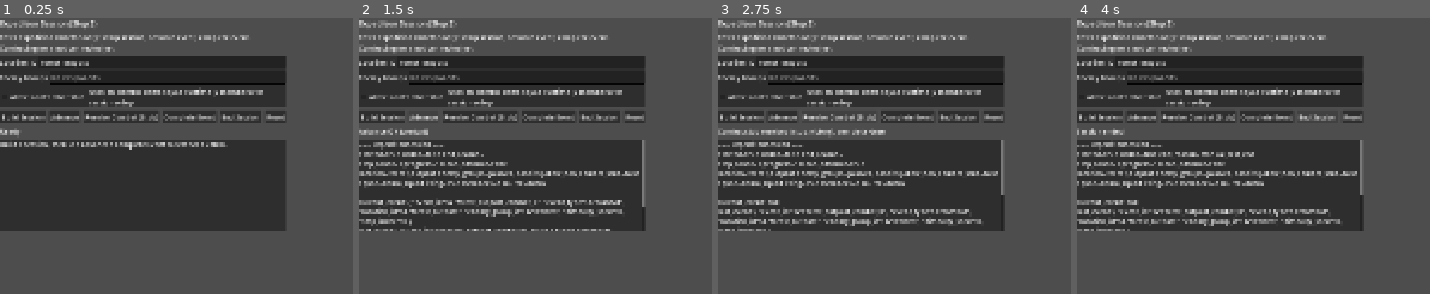
Above: before the commit, frames 1-4 (left to right).
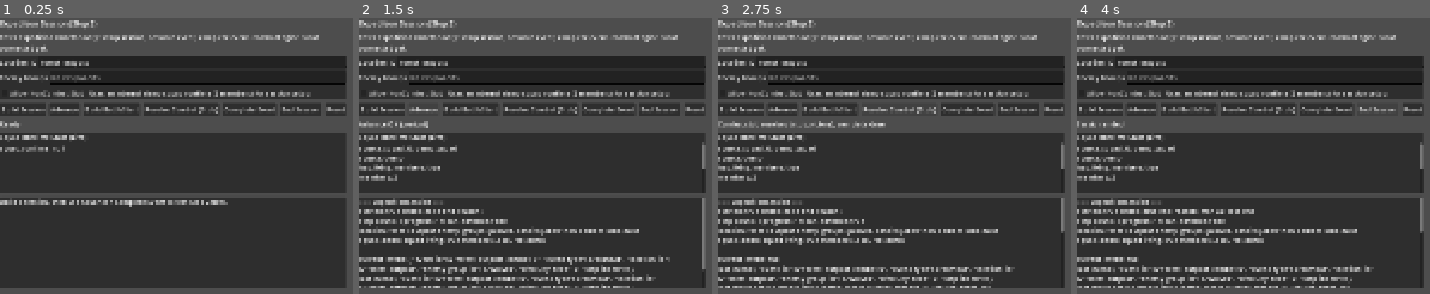
Above: after the commit, the same moments.

Repository: haoccy0u/company
Game: Godot game, scene res://scenes/devtest/panels/ExpeditionSessionTestPanel.tscn
Same seed, same stepped clock (60 frames per second), same inputs: the game is played once before the commit and once after it. This scene is started directly instead of the project's main scene.
Inputs:
- Up to frame 1 (0.25 s): no input
- Up to frame 2 (1.5 s): click "Build Session" at 0.5 s; click "Advance" at 1.25 s
- Up to frame 3 (2.75 s): click "Resolve Combat (Stub)" at 2 s
- Up to frame 4 (4 s): click "Complete Event" at 2.75 s; click "End Session" at 3.5 s

The runs differ from the first frame. In frame 1, 40% of the frame differs, in the area x 0-99%, y 6-98%; in frame 2, 44%; in frame 3, 44%; in frame 4, 44%.

Commit message:
远征链路完善

Diff:
--- a/scenes/devtest/panels/ExpeditionSessionTestPanel.gd
+++ b/scenes/devtest/panels/ExpeditionSessionTestPanel.gd
@@ -8,7 +8,9 @@
 
 const ExpeditionLocationDefRef = preload("res://src/expedition_system/expedition/ExpeditionLocationDef.gd")
 const ExpeditionSessionRef = preload("res://src/expedition_system/expedition/ExpeditionSession.gd")
+const BattleBuilderRef = preload("res://src/expedition_system/battle/BattleBuilder.gd")
 const BattleSessionRef = preload("res://src/expedition_system/battle/BattleSession.gd")
+const ResultApplierRef = preload("res://src/expedition_system/battle/ResultApplier.gd")
 
 const CTX_SQUAD_RUNTIME: StringName = &"expedition.squad_runtime"
 
@@ -18,18 +20,21 @@
 
 @onready var build_session_button: Button = $ButtonRow/BuildSessionButton
 @onready var advance_button: Button = $ButtonRow/AdvanceButton
+@onready var build_battle_start_button: Button = $ButtonRow/BuildBattleStartButton
 @onready var resolve_combat_button: Button = $ButtonRow/ResolveCombatStubButton
 @onready var complete_event_button: Button = $ButtonRow/CompleteEventButton
 @onready var end_session_button: Button = $ButtonRow/EndSessionButton
 @onready var reset_button: Button = $ButtonRow/ResetButton
 
 @onready var status_label: Label = $StatusLabel
+@onready var squad_state_view: RichTextLabel = $SquadStateFrame/SquadStateVBox/SquadStateView
 @onready var result_view: RichTextLabel = $ResultFrame/ResultView
 
 var _session: ExpeditionSession
 var _location: ExpeditionLocationDef
 var _squad_runtime: SquadRuntime
 var _squad_source: String = "demo"
+var _last_battle_start: BattleStart
 var _last_battle_result: BattleResult
 
 
@@ -41,6 +46,7 @@
 	_bind_buttons()
 	_reset_ui_defaults()
 	_reset_runtime_state()
+	_refresh_squad_state_view()
 	_set_result_text("Build a session, then use Advance / Complete Event to test Step 2 flow.\n")
 
 
@@ -53,6 +59,8 @@
 		build_session_button.pressed.connect(_on_build_session_pressed)
 	if not advance_button.pressed.is_connected(_on_advance_pressed):
 		advance_button.pressed.connect(_on_advance_pressed)
+	if not build_battle_start_button.pressed.is_connected(_on_build_battle_start_pressed):
+		build_battle_start_button.pressed.connect(_on_build_battle_start_pressed)
 	if not resolve_combat_button.pressed.is_connected(_on_resolve_combat_stub_pressed):
 		resolve_combat_button.pressed.connect(_on_resolve_combat_stub_pressed)
 	if not complete_event_button.pressed.is_connected(_on_complete_event_pressed):
@@ -75,6 +83,7 @@
 	_location = null
 	_squad_runtime = null
 	_squad_source = "demo"
+	_last_battle_start = null
 	_last_battle_result = null
 
 
@@ -97,6 +106,7 @@
 	var ok: bool = _session.setup(_location, _squad_runtime)
 	status_label.text = "Session setup: %s" % str(ok)
 	_show_state()
+	_refresh_squad_state_view()
 	log_line("ExpeditionSession.setup -> %s (squad_source=%s)" % [str(ok), _squad_source])
 
 
@@ -116,6 +126,40 @@
 		log_line("advance() -> %s" % _event_summary(event_obj))
 
 	_show_state()
+	_refresh_squad_state_view()
+
+
+func _on_build_battle_start_pressed() -> void:
+	if _session == null:
+		status_label.text = "Build session first"
+		log_line("Build BattleStart skipped: session is null.")
+		return
+	if _session.current_event == null:
+		status_label.text = "No current event"
+		log_line("Build BattleStart skipped: no current event.")
+		_show_state()
+		return
+	if not (_session.current_event is CombatEventDef):
+		status_label.text = "Current event is not combat"
+		log_line("Build BattleStart skipped: current event is not CombatEventDef.")
+		_show_state()
+		return
+	if _squad_runtime == null:
+		status_label.text = "Squad runtime is null"
+		log_line("Build BattleStart skipped: squad runtime is null.")
+		return
+
+	var combat_event := _session.current_event as CombatEventDef
+	_last_battle_start = BattleBuilderRef.from_combat_event(combat_event, _squad_runtime)
+	if _last_battle_start == null:
+		status_label.text = "Build BattleStart failed"
+		log_line("BattleBuilder.from_combat_event() -> null")
+		return
+
+	status_label.text = "Built BattleStart"
+	log_line("Built BattleStart: %s" % str(_last_battle_start.to_dict()))
+	_show_state()
+	_refresh_squad_state_view()
 
 
 func _on_complete_event_pressed() -> void:
@@ -128,6 +172,7 @@
 	status_label.text = "complete_current_event: %s" % str(ok)
 	log_line("complete_current_event() -> %s" % str(ok))
 	_show_state()
+	_refresh_squad_state_view()
 
 
 func _on_resolve_combat_stub_pressed() -> void:
@@ -152,6 +197,11 @@
 
 	var battle_session := BattleSessionRef.new()
 	var combat_event := _session.current_event as CombatEventDef
+	_last_battle_start = BattleBuilderRef.from_combat_event(combat_event, _squad_runtime)
+	if _last_battle_start == null:
+		status_label.text = "Build BattleStart failed"
+		log_line("Resolve combat skipped: BattleBuilder returned null.")
+		return
 	var result := battle_session.run_stub_from_combat_event(combat_event, _squad_runtime)
 	if result == null:
 		status_label.text = "Stub battle failed"
@@ -159,10 +209,21 @@
 		return
 
 	_last_battle_result = result
+	var apply_ok: bool = ResultApplierRef.apply_stub_result_to_squad_runtime(result, _squad_runtime)
+	if not apply_ok:
+		status_label.text = "Apply battle result failed"
+		log_line("Resolve combat failed: ResultApplier.apply_stub_result_to_squad_runtime() returned false.")
+		return
+
+	if _squad_source == "hub_context":
+		# Keep shared context synchronized for subsequent panels/tests.
+		ctx_set(CTX_SQUAD_RUNTIME, _squad_runtime.duplicate(true))
+
 	var completed: bool = _session.complete_current_event()
 	status_label.text = "Combat stub resolved (%s), complete=%s" % [String(result.ended_reason), str(completed)]
 	log_line("Resolved combat stub: %s, complete_current_event=%s" % [str(result.to_dict()), str(completed)])
 	_show_state()
+	_refresh_squad_state_view()
 
 
 func _on_end_session_pressed() -> void:
@@ -175,11 +236,13 @@
 	status_label.text = "Session ended"
 	log_line("end_session(manual_test_end)")
 	_show_state()
+	_refresh_squad_state_view()
 
 
 func _on_reset_pressed() -> void:
 	_reset_ui_defaults()
 	_reset_runtime_state()
+	_refresh_squad_state_view()
 	_set_result_text("Build a session, then use Advance / Complete Event to test Step 2 flow.\n")
 	log_line("ExpeditionSessionTestPanel reset.")
 
@@ -278,6 +341,7 @@
 
 	_append_result("\ncurrent_event: %s\n" % _event_summary(_session.current_event))
 	_append_result("last_event: %s\n" % _event_summary(_session.last_event))
+	_append_result("last_battle_start: %s\n" % _battle_start_summary())
 	_append_result("last_battle_result: %s\n" % _battle_result_summary())
 
 
@@ -321,3 +385,40 @@
 	if _last_battle_result == null:
 		return "null"
 	return str(_last_battle_result.to_dict())
+
+
+func _battle_start_summary() -> String:
+	if _last_battle_start == null:
+		return "null"
+	return str(_last_battle_start.to_dict())
+
+
+func _refresh_squad_state_view() -> void:
+	squad_state_view.clear()
+
+	if _squad_runtime == null:
+		squad_state_view.append_text("squad_runtime: null\n")
+		return
+
+	squad_state_view.append_text("source_squad_id: %s\n" % String(_squad_runtime.source_squad_id))
+	squad_state_view.append_text("source: %s\n" % _squad_source)
+	squad_state_view.append_text("has_living_members: %s\n" % str(_squad_runtime.has_living_members()))
+	squad_state_view.append_text("members: %d\n\n" % _squad_runtime.members.size())
+
+	for i in range(_squad_runtime.members.size()):
+		var m := _squad_runtime.members[i] as MemberRuntime
+		if m == null:
+			squad_state_view.append_text("- [%d] <null>\n" % i)
+			continue
+
+		squad_state_view.append_text("- [%d] %s (%s)\n" % [
+			i,
+			String(m.member_id),
+			String(m.actor_template_id)
+		])
+		squad_state_view.append_text("    HP: %s / %s | alive=%s\n" % [
+			str(m.current_hp),
+			str(m.max_hp),
+			str(m.alive)
+		])
+		squad_state_view.append_text("    equip=[%s]\n" % _join_string_names(m.equipment_ids))
--- a/scenes/devtest/panels/ExpeditionSessionTestPanel.tscn
+++ b/scenes/devtest/panels/ExpeditionSessionTestPanel.tscn
@@ -80,6 +80,10 @@
 layout_mode = 2
 text = "Advance"
 
+[node name="BuildBattleStartButton" type="Button" parent="ButtonRow"]
+layout_mode = 2
+text = "Build BattleStart"
+
 [node name="ResolveCombatStubButton" type="Button" parent="ButtonRow"]
 layout_mode = 2
 text = "Resolve Combat (Stub)"
@@ -101,6 +105,24 @@
 autowrap_mode = 2
 text = "Ready"
 
+[node name="SquadStateFrame" type="PanelContainer" parent="."]
+layout_mode = 2
+size_flags_horizontal = 3
+
+[node name="SquadStateVBox" type="VBoxContainer" parent="SquadStateFrame"]
+layout_mode = 2
+theme_override_constants/separation = 4
+
+[node name="SquadStateLabel" type="Label" parent="SquadStateFrame/SquadStateVBox"]
+layout_mode = 2
+text = "Squad Runtime State (Live)"
+
+[node name="SquadStateView" type="RichTextLabel" parent="SquadStateFrame/SquadStateVBox"]
+layout_mode = 2
+size_flags_horizontal = 3
+custom_minimum_size = Vector2(0, 120)
+selection_enabled = true
+
 [node name="ResultFrame" type="PanelContainer" parent="."]
 layout_mode = 2
 size_flags_horizontal = 3
--- /dev/null
+++ b/src/expedition_system/battle/BattleBuilder.gd
@@ -0,0 +1,64 @@
+class_name BattleBuilder extends RefCounted
+
+
+static func from_combat_event(combat_event: CombatEventDef, squad_runtime: SquadRuntime) -> BattleStart:
+	if combat_event == null:
+		push_error("BattleBuilder.from_combat_event failed: combat_event is null")
+		return null
+	if squad_runtime == null:
+		push_error("BattleBuilder.from_combat_event failed: squad_runtime is null")
+		return null
+
+	var start := BattleStart.new()
+	start.battle_id = StringName("battle_%s" % String(combat_event.event_id))
+	start.source_event_id = combat_event.event_id
+	start.location_id = combat_event.location_id
+	start.step_index = combat_event.step_index
+	start.enemy_group_id = combat_event.enemy_group_id
+
+	start.players = _build_player_entries(squad_runtime)
+	start.enemies = _build_enemy_entries(combat_event)
+	start.rules = {
+		"hp_policy_id": &"carry_over",
+		"cooldown_stagger": true,
+	}
+
+	return start
+
+
+static func _build_player_entries(squad_runtime: SquadRuntime) -> Array[Dictionary]:
+	var entries: Array[Dictionary] = []
+
+	for member in squad_runtime.members:
+		if member == null:
+			continue
+		if not member.alive:
+			continue
+
+		entries.append({
+			"actor_id": StringName("p_%s" % String(member.member_id)),
+			"camp": &"player",
+			"member_id": member.member_id,
+			"actor_template_id": member.actor_template_id,
+			"hp": member.current_hp,
+			"max_hp": member.max_hp,
+			"ai_id": member.ai_id,
+			"action_ids": member.action_ids.duplicate(),
+			"passive_ids": member.passive_ids.duplicate(),
+			"equipment_ids": member.equipment_ids.duplicate(),
+		})
+
+	return entries
+
+
+static func _build_enemy_entries(combat_event: CombatEventDef) -> Array[Dictionary]:
+	# Stub builder: one placeholder enemy entry derived from enemy_group_id.
+	return [
+		{
+			"actor_id": StringName("e_%d_0" % max(combat_event.step_index, 0)),
+			"camp": &"enemy",
+			"enemy_group_id": combat_event.enemy_group_id,
+			"actor_template_id": StringName("%s_enemy" % String(combat_event.enemy_group_id)),
+			"count": 1,
+		}
+	]
--- a/src/expedition_system/battle/BattleResult.gd
+++ b/src/expedition_system/battle/BattleResult.gd
@@ -13,7 +13,8 @@
 var living_player_count: int = 0
 var enemy_group_id: StringName = &""
 
-var log: Array[Dictionary] = []
+var player_results: Array[Dictionary] = []
+var event_log: Array[Dictionary] = []
 
 
 func to_dict() -> Dictionary:
@@ -28,5 +29,6 @@
 		"player_count": player_count,
 		"living_player_count": living_player_count,
 		"enemy_group_id": enemy_group_id,
-		"log": log.duplicate(true),
+		"player_results": player_results.duplicate(true),
+		"log": event_log.duplicate(true),
 	}
--- a/src/expedition_system/battle/BattleSession.gd
+++ b/src/expedition_system/battle/BattleSession.gd
@@ -19,6 +19,13 @@
 	result.player_count = squad_runtime.members.size()
 	result.living_player_count = _count_living_members(squad_runtime)
 	result.success = true
+	result.player_results = _build_stub_player_results(combat_event, squad_runtime)
+
+	var living_after_stub: int = 0
+	for member_result in result.player_results:
+		if bool(member_result.get("alive", false)):
+			living_after_stub += 1
+	result.living_player_count = living_after_stub
 
 	# Stub rule: if any player is alive, treat the stub battle as victory.
 	if result.living_player_count > 0:
@@ -28,10 +35,12 @@
 		result.victory = false
 		result.ended_reason = &"stub_no_living_players"
 
-	result.log.append({
+	result.event_log.append({
 		"type": &"battle_stub",
 		"event_id": combat_event.event_id,
 		"enemy_group_id": combat_event.enemy_group_id,
+		"step_index": combat_event.step_index,
+		"sim_damage": _calc_stub_damage(combat_event),
 		"living_player_count": result.living_player_count,
 		"victory": result.victory,
 	})
@@ -45,3 +54,37 @@
 		if member != null and member.is_usable():
 			count += 1
 	return count
+
+
+func _build_stub_player_results(combat_event: CombatEventDef, squad_runtime: SquadRuntime) -> Array[Dictionary]:
+	var results: Array[Dictionary] = []
+	var damage_left: float = _calc_stub_damage(combat_event)
+
+	for member in squad_runtime.members:
+		if member == null:
+			continue
+
+		var current_hp: float = maxf(member.current_hp, 0.0)
+		var max_hp: float = maxf(member.max_hp, 0.0)
+		var next_hp: float = current_hp
+
+		# Stub behavior: apply deterministic damage to the first living member only.
+		if damage_left > 0.0 and member.is_usable():
+			next_hp = maxf(current_hp - damage_left, 0.0)
+			damage_left = 0.0
+
+		results.append({
+			"member_id": member.member_id,
+			"hp_before": current_hp,
+			"hp_after": next_hp,
+			"max_hp": max_hp,
+			"alive": next_hp > 0.0,
+		})
+
+	return results
+
+
+func _calc_stub_damage(combat_event: CombatEventDef) -> float:
+	# Deterministic small damage so repeated tests show changing squad state.
+	var step_factor: int = max(combat_event.step_index + 1, 1)
+	return float(8 + (step_factor * 3))
--- /dev/null
+++ b/src/expedition_system/battle/BattleStart.gd
@@ -0,0 +1,25 @@
+class_name BattleStart extends RefCounted
+
+var battle_id: StringName = &""
+var source_event_id: StringName = &""
+var location_id: StringName = &""
+var step_index: int = -1
+
+var enemy_group_id: StringName = &""
+
+var players: Array[Dictionary] = []
+var enemies: Array[Dictionary] = []
+var rules: Dictionary = {}
+
+
+func to_dict() -> Dictionary:
+	return {
+		"battle_id": battle_id,
+		"source_event_id": source_event_id,
+		"location_id": location_id,
+		"step_index": step_index,
+		"enemy_group_id": enemy_group_id,
+		"players": players.duplicate(true),
+		"enemies": enemies.duplicate(true),
+		"rules": rules.duplicate(true),
+	}
--- /dev/null
+++ b/src/expedition_system/battle/ResultApplier.gd
@@ -0,0 +1,28 @@
+class_name ResultApplier extends RefCounted
+
+
+static func apply_stub_result_to_squad_runtime(result: BattleResult, squad_runtime: SquadRuntime) -> bool:
+	if result == null:
+		push_error("ResultApplier.apply_stub_result_to_squad_runtime failed: result is null")
+		return false
+	if squad_runtime == null:
+		push_error("ResultApplier.apply_stub_result_to_squad_runtime failed: squad_runtime is null")
+		return false
+
+	for row in result.player_results:
+		if not (row is Dictionary):
+			continue
+
+		var member_id_variant: Variant = row.get("member_id", &"")
+		var member_id: StringName = member_id_variant if member_id_variant is StringName else StringName(str(member_id_variant))
+		if member_id.is_empty():
+			continue
+
+		var member := squad_runtime.find_member(member_id)
+		if member == null:
+			continue
+
+		member.current_hp = clampf(float(row.get("hp_after", member.current_hp)), 0.0, maxf(member.max_hp, 0.0))
+		member.alive = bool(row.get("alive", member.current_hp > 0.0))
+
+	return true
Not shown, added: src/expedition_system/battle/BattleBuilder.gd.uid
Not shown, added: src/expedition_system/battle/BattleStart.gd.uid
Not shown, changed: src/expedition_system/battle/README.md
